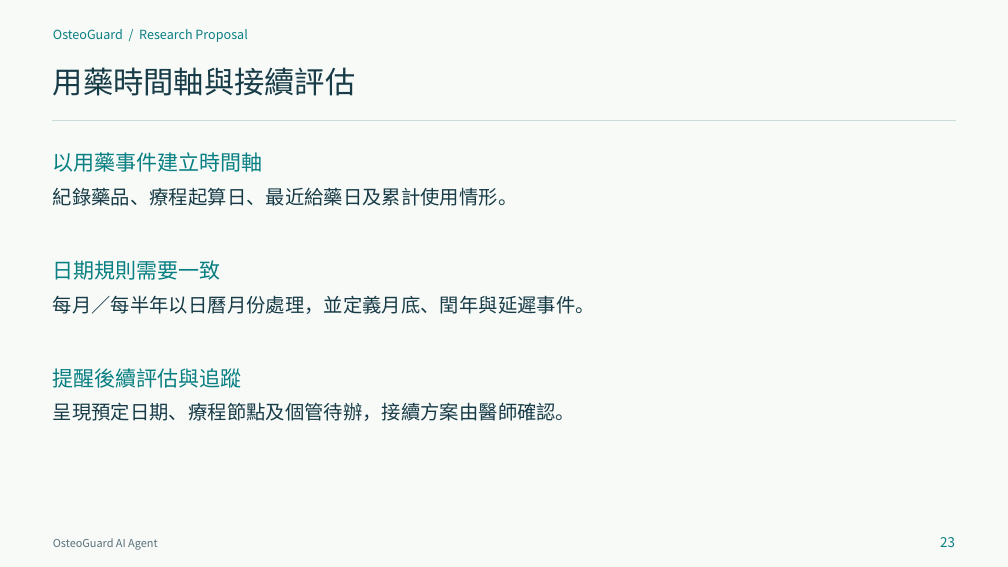
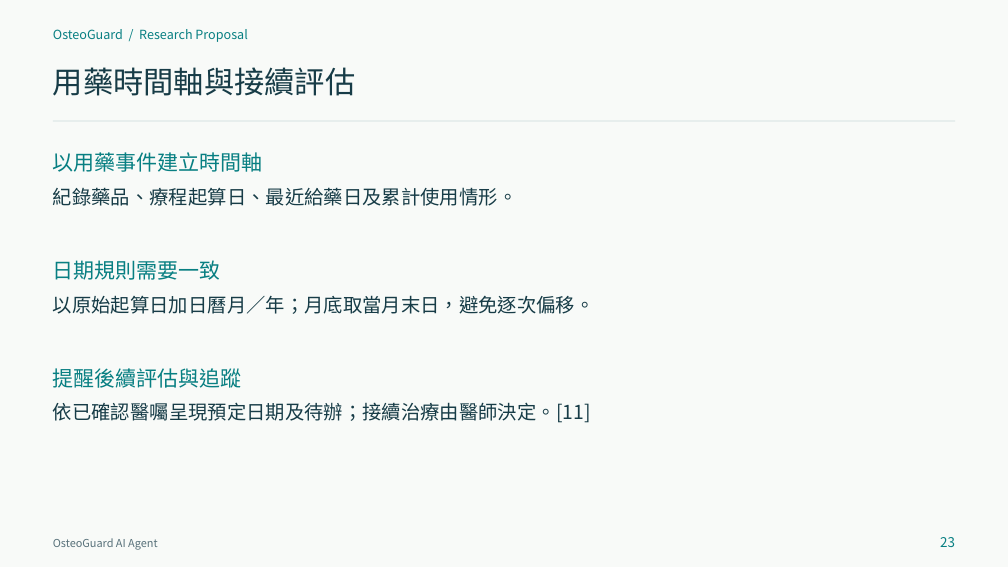
Before and after one commit to contemplator/nchu-bone-health-agent, a slide deck: slide 23 of output/OsteoGuard_Proposal_20261102.pptx. Drawn at 1008x567 pixels with LibreOffice and Linux fonts; fonts in the diff are those of the drawing. Boxes give left, top, right and bottom in pixels: in the first picture for what was removed or moved away, otherwise in the second. Text is boxed around its words. In the diff, an @@ line names an element or a change of style, - is before the commit and + after.

```diff
--- a/output/OsteoGuard_Proposal_20261102.pptx
+++ b/output/OsteoGuard_Proposal_20261102.pptx
@@ line (53, 121) - (955, 121): stroke #C8DAD9 0.75 pt to #C8DAD9 1 pt @@
@@ text at [53,295,595,314]: text changed @@
-每月／每半年以日曆月份處理，並定義月底、閏年與延遲事件。
+以原始起算日加日曆月／年；月底取當月末日，避免逐次偏移。
@@ text at [53,402,591,423]: text changed @@
-呈現預定日期、療程節點及個管待辦，接續方案由醫師確認。
+依已確認醫囑呈現預定日期及待辦；接續治療由醫師決定。[11]
```
Also in this commit, not shown: 28 other slides changed, 6 slides added, 6 slides removed, 7 other files.
